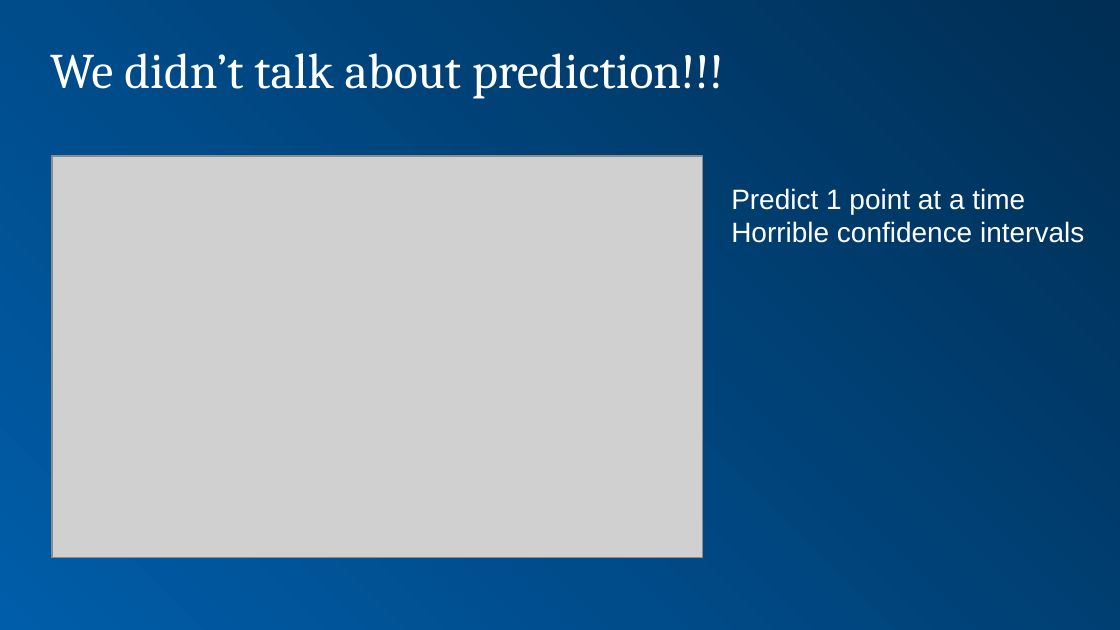
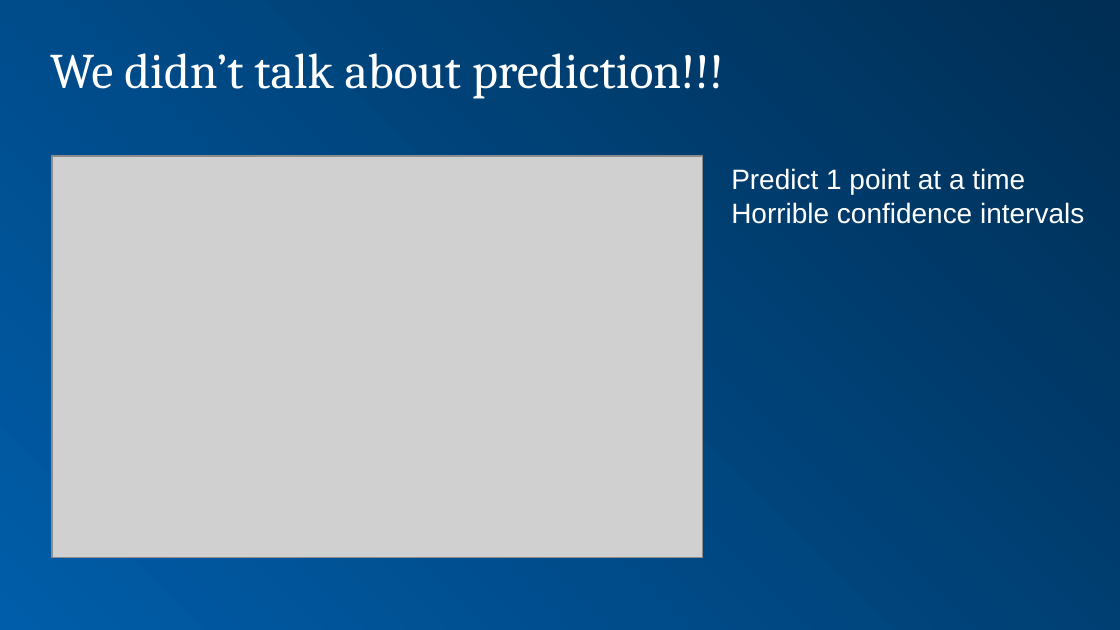
Before and after one commit to bdelahoussaye/Quantifying_case8, a slide deck: slide 22 of Week 4-2018.pptx. Drawn at 1120x630 pixels with LibreOffice and Linux fonts; fonts in the diff are those of the drawing; grey boxes stand for pictures; background and template pictures are left out. Boxes give left, top, right and bottom in pixels: in the first picture for what was removed or moved away, otherwise in the second. Text is boxed around its words. In the diff, an @@ line names an element or a change of style, - is before the commit and + after.

```diff
--- a/Week 4-2018.pptx
+++ b/Week 4-2018.pptx
@@ text "Predict 1 point at a ...": place and size @@
-text "Predict 1 point at a ..." at (731, 188, 1084, 243)
+text "Predict 1 point at a ..." at (731, 168, 1084, 224)
```
Also in this commit, not shown: 9 other slides changed, 1 other file.
